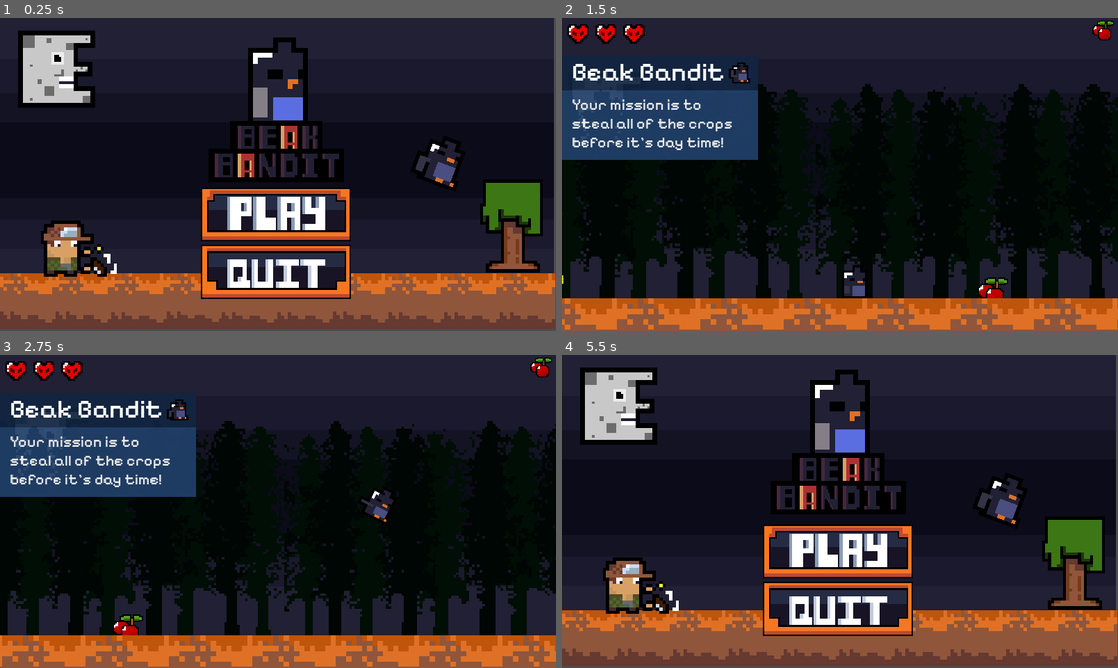
Above: before the commit, frames 1-4 (two rows, left to right).
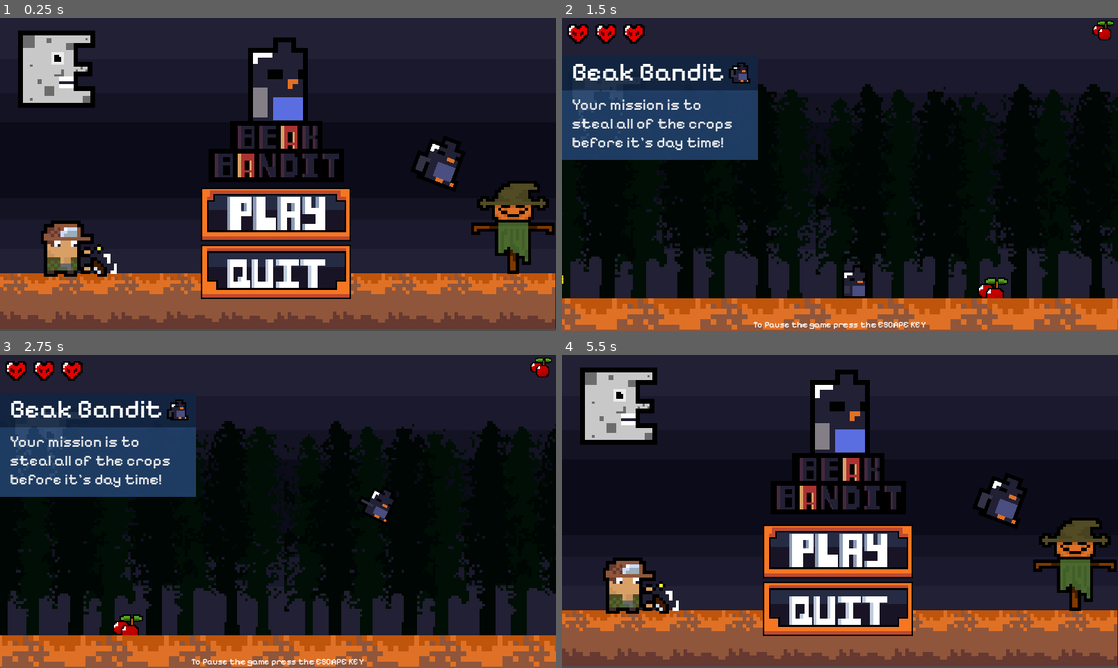
Above: after the commit, the same moments.

Repository: pochoco24/wild-jam-62
Game: Godot game, scene res://Scenes/ui_menu.tscn
Two runs of this game, one before a commit and one after it. Both use one fixed random seed, a clock stepped at 60 frames per second and the inputs below.
Inputs (mouse positions are in pixels of both pictures, inside the frame that each line leads up to):
- Up to frame 1 (0.25 s): no input
- Up to frame 2 (1.5 s): click (840, 212) at 0.5 s; hold D (right) from 1.28 s (still down)
- Up to frame 3 (2.75 s): keep holding D (right); tap W (flap) at 1.52, 1.82, 2.27, 2.57 s
- Up to frame 4 (5.5 s): release D (right) at 2.78 s; hold A (left) 2.78-3.53 s; hold D (right) 3.53-5 s; tap W (flap) at 3.77, 4.07, 4.52, 4.82 s; tap Escape (esc) at 4.9 s; click (840, 583) at 5 s

The runs differ from the first frame. In frame 1, 3.2% of the frame differs, in the area x 84-100%, y 0-100%; in frame 2, 0.3%; in frame 3, 0.3%; in frame 4, 3.2%.

Commit message:
Changed main menu tree to scarecrow. added text to description ui

Diff:
--- a/Scenes/ui.tscn
+++ b/Scenes/ui.tscn
@@ -347,7 +347,6 @@
 stretch_mode = 0
 
 [node name="description" type="CanvasLayer" parent="."]
-visible = false
 
 [node name="ui" type="ColorRect" parent="description"]
 anchors_preset = 15
@@ -402,6 +401,22 @@
 sprite_frames = SubResource("SpriteFrames_2jr3d")
 autoplay = "default"
 
+[node name="Label" type="Label" parent="description"]
+anchors_preset = 7
+anchor_left = 0.5
+anchor_top = 1.0
+anchor_right = 0.5
+anchor_bottom = 1.0
+offset_left = -201.5
+offset_top = -28.0
+offset_right = 201.5
+grow_horizontal = 2
+grow_vertical = 0
+theme_override_colors/font_color = Color(1, 1, 1, 1)
+theme_override_fonts/font = ExtResource("1_0pst2")
+theme_override_font_sizes/font_size = 20
+text = "To Pause the game press the ESCAPE KEY"
+
 [node name="music" type="AudioStreamPlayer" parent="."]
 stream = ExtResource("10_draou")
 volume_db = -25.0
--- a/Scenes/ui_menu.tscn
+++ b/Scenes/ui_menu.tscn
@@ -1,11 +1,11 @@
-[gd_scene load_steps=66 format=3 uid="uid://chatnyhayx1if"]
+[gd_scene load_steps=56 format=3 uid="uid://chatnyhayx1if"]
 
 [ext_resource type="Script" path="res://Scripts/menu_buttons.gd" id="1_syrmr"]
 [ext_resource type="Texture2D" uid="uid://b1pyc7ykew58c" path="res://Images/background_night.png" id="1_yia18"]
 [ext_resource type="Texture2D" uid="uid://cmjqedfqau1e2" path="res://Images/background_moon.png" id="2_t1lt2"]
-[ext_resource type="Texture2D" uid="uid://b4dy8b0f3radq" path="res://Images/background_tree.png" id="3_6qgiy"]
 [ext_resource type="Texture2D" uid="uid://c28hkyc6jm3j1" path="res://Images/PlayerBird.png" id="4_6htyf"]
 [ext_resource type="Texture2D" uid="uid://lu8qckn7cug4" path="res://Images/background_floor2.png" id="4_wieow"]
+[ext_resource type="Texture2D" uid="uid://b0tgkcn4w7d7a" path="res://Images/enemy_scareCrow.png" id="5_ck4ia"]
 [ext_resource type="Texture2D" uid="uid://boi7ryi7floye" path="res://Images/EnemyGun.png" id="6_7pcp2"]
 [ext_resource type="Texture2D" uid="uid://y6guow8c83j4" path="res://Images/menu_title-Sheet.png" id="7_vgseb"]
 [ext_resource type="Texture2D" uid="uid://okhbylngafia" path="res://Images/button_play.png" id="9_88q6v"]
@@ -50,124 +50,54 @@
 "speed": 4.0
 }]
 
-[sub_resource type="AtlasTexture" id="AtlasTexture_l1mwi"]
-atlas = ExtResource("3_6qgiy")
+[sub_resource type="AtlasTexture" id="AtlasTexture_2op3t"]
+atlas = ExtResource("5_ck4ia")
 region = Rect2(0, 0, 32, 32)
 
-[sub_resource type="AtlasTexture" id="AtlasTexture_xhnyl"]
-atlas = ExtResource("3_6qgiy")
+[sub_resource type="AtlasTexture" id="AtlasTexture_in5hh"]
+atlas = ExtResource("5_ck4ia")
 region = Rect2(32, 0, 32, 32)
 
-[sub_resource type="AtlasTexture" id="AtlasTexture_hsumc"]
-atlas = ExtResource("3_6qgiy")
+[sub_resource type="AtlasTexture" id="AtlasTexture_0ip48"]
+atlas = ExtResource("5_ck4ia")
 region = Rect2(64, 0, 32, 32)
 
-[sub_resource type="AtlasTexture" id="AtlasTexture_yfg21"]
-atlas = ExtResource("3_6qgiy")
+[sub_resource type="AtlasTexture" id="AtlasTexture_xbc56"]
+atlas = ExtResource("5_ck4ia")
 region = Rect2(96, 0, 32, 32)
 
-[sub_resource type="AtlasTexture" id="AtlasTexture_u05xp"]
-atlas = ExtResource("3_6qgiy")
+[sub_resource type="AtlasTexture" id="AtlasTexture_n1mgv"]
+atlas = ExtResource("5_ck4ia")
 region = Rect2(128, 0, 32, 32)
 
-[sub_resource type="AtlasTexture" id="AtlasTexture_4lk0g"]
-atlas = ExtResource("3_6qgiy")
+[sub_resource type="AtlasTexture" id="AtlasTexture_6ernv"]
+atlas = ExtResource("5_ck4ia")
 region = Rect2(160, 0, 32, 32)
-
-[sub_resource type="AtlasTexture" id="AtlasTexture_e4njq"]
-atlas = ExtResource("3_6qgiy")
-region = Rect2(192, 0, 32, 32)
-
-[sub_resource type="AtlasTexture" id="AtlasTexture_uloqv"]
-atlas = ExtResource("3_6qgiy")
-region = Rect2(224, 0, 32, 32)
-
-[sub_resource type="AtlasTexture" id="AtlasTexture_vipa4"]
-atlas = ExtResource("3_6qgiy")
-region = Rect2(256, 0, 32, 32)
-
-[sub_resource type="AtlasTexture" id="AtlasTexture_rpo6o"]
-atlas = ExtResource("3_6qgiy")
-region = Rect2(288, 0, 32, 32)
-
-[sub_resource type="AtlasTexture" id="AtlasTexture_2h47c"]
-atlas = ExtResource("3_6qgiy")
-region = Rect2(320, 0, 32, 32)
-
-[sub_resource type="AtlasTexture" id="AtlasTexture_7yjal"]
-atlas = ExtResource("3_6qgiy")
-region = Rect2(352, 0, 32, 32)
-
-[sub_resource type="AtlasTexture" id="AtlasTexture_ts3dh"]
-atlas = ExtResource("3_6qgiy")
-region = Rect2(384, 0, 32, 32)
-
-[sub_resource type="AtlasTexture" id="AtlasTexture_1vwkg"]
-atlas = ExtResource("3_6qgiy")
-region = Rect2(416, 0, 32, 32)
-
-[sub_resource type="AtlasTexture" id="AtlasTexture_8hrwr"]
-atlas = ExtResource("3_6qgiy")
-region = Rect2(448, 0, 32, 32)
-
-[sub_resource type="AtlasTexture" id="AtlasTexture_1vlno"]
-atlas = ExtResource("3_6qgiy")
-region = Rect2(480, 0, 32, 32)
 
 [sub_resource type="SpriteFrames" id="SpriteFrames_st5rk"]
 animations = [{
 "frames": [{
 "duration": 1.0,
-"texture": SubResource("AtlasTexture_l1mwi")
-}, {
-"duration": 1.0,
-"texture": SubResource("AtlasTexture_xhnyl")
-}, {
-"duration": 1.0,
-"texture": SubResource("AtlasTexture_hsumc")
-}, {
-"duration": 1.0,
-"texture": SubResource("AtlasTexture_yfg21")
-}, {
-"duration": 1.0,
-"texture": SubResource("AtlasTexture_u05xp")
-}, {
-"duration": 1.0,
-"texture": SubResource("AtlasTexture_4lk0g")
-}, {
-"duration": 1.0,
-"texture": SubResource("AtlasTexture_e4njq")
-}, {
-"duration": 1.0,
-"texture": SubResource("AtlasTexture_uloqv")
-}, {
-"duration": 1.0,
-"texture": SubResource("AtlasTexture_vipa4")
-}, {
-"duration": 1.0,
-"texture": SubResource("AtlasTexture_rpo6o")
-}, {
-"duration": 1.0,
-"texture": SubResource("AtlasTexture_2h47c")
-}, {
-"duration": 1.0,
-"texture": SubResource("AtlasTexture_7yjal")
-}, {
-"duration": 1.0,
-"texture": SubResource("AtlasTexture_ts3dh")
-}, {
-"duration": 1.0,
-"texture": SubResource("AtlasTexture_1vwkg")
-}, {
-"duration": 1.0,
-"texture": SubResource("AtlasTexture_8hrwr")
-}, {
-"duration": 1.0,
-"texture": SubResource("AtlasTexture_1vlno")
+"texture": SubResource("AtlasTexture_2op3t")
+}, {
+"duration": 1.0,
+"texture": SubResource("AtlasTexture_in5hh")
+}, {
+"duration": 1.0,
+"texture": SubResource("AtlasTexture_0ip48")
+}, {
+"duration": 1.0,
+"texture": SubResource("AtlasTexture_xbc56")
+}, {
+"duration": 1.0,
+"texture": SubResource("AtlasTexture_n1mgv")
+}, {
+"duration": 1.0,
+"texture": SubResource("AtlasTexture_6ernv")
 }],
 "loop": true,
 "name": &"default",
-"speed": 3.0
+"speed": 5.0
 }]
 
 [sub_resource type="AtlasTexture" id="AtlasTexture_6lr7j"]
@@ -393,8 +323,8 @@
 [node name="BG" type="CanvasLayer" parent="."]
 
 [node name="bg" type="Sprite2D" parent="BG"]
-position = Vector2(638, 358)
-scale = Vector2(9.96875, 5.59375)
+position = Vector2(640, 358)
+scale = Vector2(10, 5.59375)
 texture = ExtResource("1_yia18")
 
 [node name="moon" type="Sprite2D" parent="BG"]
@@ -461,10 +391,11 @@
 texture = ExtResource("4_wieow")
 
 [node name="AnimatedSprite2D2" type="AnimatedSprite2D" parent="BG"]
-position = Vector2(1181, 475)
+position = Vector2(1181, 478)
 scale = Vector2(6.89062, 6.89062)
 sprite_frames = SubResource("SpriteFrames_st5rk")
-frame_progress = 0.744381
+frame = 4
+frame_progress = 0.278461
 
 [node name="AnimatedSprite2D3" type="AnimatedSprite2D" parent="BG"]
 position = Vector2(155, 531)
